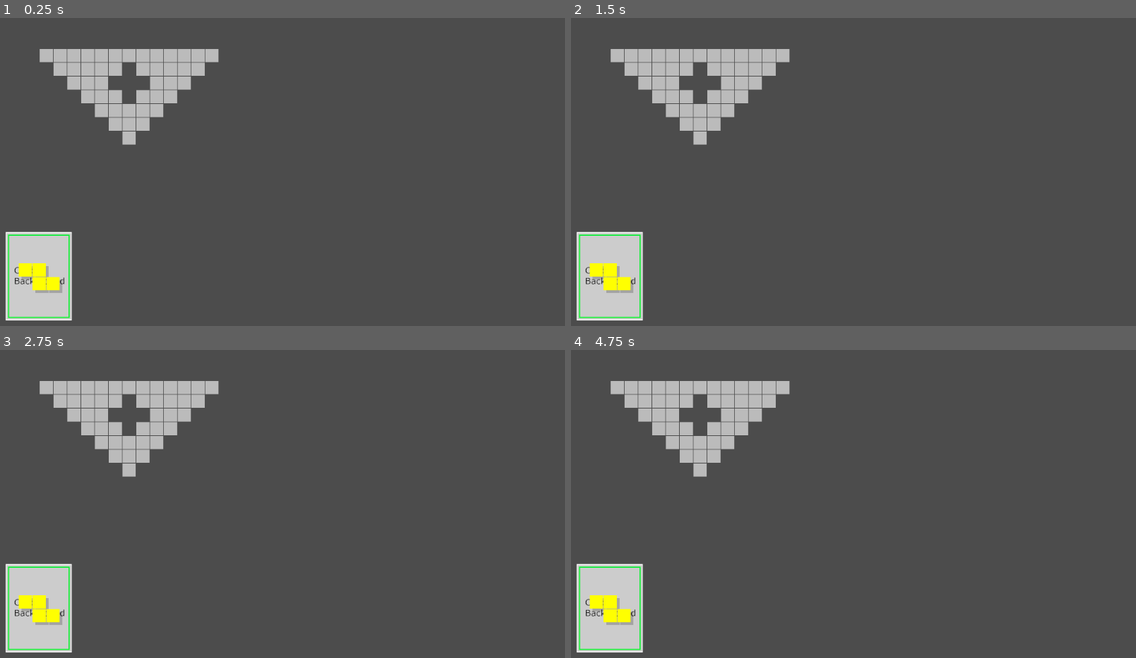
Above: before the commit, frames 1-4 (two rows, left to right).
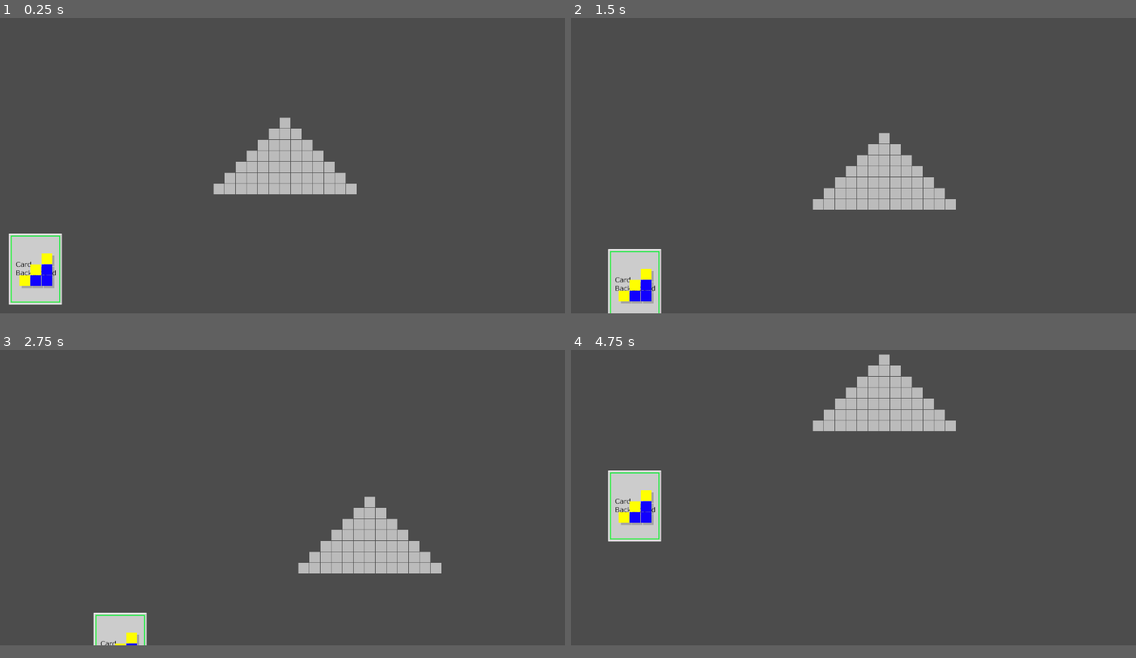
Above: after the commit, the same moments.

Repository: donaldcheah/PuzzleBoardDemo
Game: Godot game, scene res://scenes/Main.tscn
Two runs of this game, one before a commit and one after it. Both use one fixed random seed, a clock stepped at 60 frames per second and the inputs below.
Inputs (mouse positions are in pixels of both pictures, inside the frame that each line leads up to):
- Up to frame 1 (0.25 s): no input
- Up to frame 2 (1.5 s): tap Enter at 0.5 s; move the mouse to (977, 144) at 0.52 s; click (977, 144) at 0.67 s; tap Space at 1.25 s; drag from (740, 178) to (825, 227) at 1.27 s
- Up to frame 3 (2.75 s): tap Enter at 2 s; move the mouse to (339, 420) at 2.02 s; click (339, 420) at 2.17 s
- Up to frame 4 (4.75 s): tap Space at 2.75, 4.25 s; drag from (825, 559) to (684, 442) at 2.77 s; tap Enter at 3.5 s; move the mouse to (1023, 544) at 3.52 s; click (1023, 544) at 3.67 s; drag from (684, 442) to (768, 411) at 4.27 s
In our replay, the window is 800x468 before the commit and 800x450 after it. These sizes can differ from the game's own. Grey fills any space a smaller window leaves; there, only what the larger window draws over its background counts as a difference.

The runs differ from the first frame. In frame 1, 10% of the frame differs, in the area x 1-64%, y 10-99%; in frame 2, 11%; in frame 3, 12%; in frame 4, 13%, in the area x 1-69%, y 1-99%.

Commit message:
changes to import json file format, to adapt for multiple color tiles in a single tile group. Added zoom and panning and refocusing on center of screen and zoom scale.

Diff:
--- a/classes/Board.gd
+++ b/classes/Board.gd
@@ -44,9 +44,15 @@
 
 func init_board():
 	on_screen_pos = Vector2(
+		boardPos.xIndex,
+		boardPos.yIndex
+	)
+	"""
+	on_screen_pos = Vector2(
 		boardPos.xIndex * tileSize,
 		boardPos.yIndex * tileSize
 	)
+	"""
 	for y in form.size():
 		var row = []
 		for x in form[y].size():
@@ -195,7 +201,9 @@
 		"invalid":[]
 	})
 
-
-# Called every frame. 'delta' is the elapsed time since the previous frame.
-#func _process(delta):
-#	pass
+func get_calc_size():
+	var calc_size=Vector2(
+		tileSize * form[0].size(),
+		tileSize * form.size()
+	)
+	return calc_size
--- a/classes/Game.gd
+++ b/classes/Game.gd
@@ -9,24 +9,21 @@
 #TODO: should be gotten from .json
 var tileGroupData=[
 	{
-		'color':'#ff0000',
 		'form':[
-			[1],
+			['#ff0000'],
 		]
 	},
 	{
-		'color':'#00ff00',
 		'form':[
-			[1,1,1],
-			[0,1,0]
+			['#00ff00','#00ff00','#00ff00'],
+			[0,'#00ff00',0]
 		]
 	},
 	{
-		'color':'#0000ff',
 		'form':[
-			[0,1],
-			[0,1],
-			[1,1]
+			[0,'#0000ff'],
+			[0,'#0000ff'],
+			['#0000ff','#0000ff']
 		]
 	}
 ]
@@ -60,7 +57,9 @@
 var L0:Node # for deck
 var L1:Node # for board
 
-var level_file_name:String = "res://data/Level1.json"
+var level_file_name:String # = "res://data/Level1.json"
+
+var cam:Camera2D
 
 func _ready():
 	load_level_file()
@@ -69,6 +68,9 @@
 	init_board()
 	init_tile_groups()
 	init_deck()
+	init_camera()
+
+
 
 func load_level_file():
 	var f = File.new()
@@ -81,8 +83,16 @@
 func init_textures():
 	var colors = []
 	for tg in tileGroupData:
+		for y in tg.form.size():
+			for x in tg.form[y].size():
+				var val = tg.form[y][x]
+				if typeof(val) == TYPE_STRING:
+					if !colors.has(val):
+						colors.append(val)
+		"""
 		if !colors.has(tg.color):
 			colors.append(tg.color)
+		"""
 
 	#dynamically create the color textures for required sizes
 	var img = Image.new()
@@ -129,16 +139,31 @@
 	board.greenTex = greenTex
 	board.redTex = redTex
 	board.form = boardData.form
-	board.boardPos = boardData.position
+
+	print('board vp size : ',get_viewport().size)
+	var board_size = board.get_calc_size()
+	#board.position = get_viewport().size/2 - board_size/2
+	var target_pos = get_viewport().size/2 - board_size/2
+	print('board size = ',board.get_calc_size())
+
+	#board.boardPos = boardData.position
+	board.boardPos = {
+		"xIndex":target_pos.x,
+		"yIndex":target_pos.y
+	}
+
+
 	L1.add_child(board)
 	board.add_to_group("Board")
+
 
 func init_tile_groups():
 	for data in tileGroupData:
 		var tg = TileGroup.new()
 		tg.tileSize = TILE_SIZE
 		tg.dividerSize = DIVIDER_SIZE
-		tg.tileTex = colorTextureMap[data.color]
+		#tg.tileTex = colorTextureMap[data.color]
+		tg.tileTextureMap = colorTextureMap
 		tg.form=data.form
 		tg.ori_pos=Vector2.ZERO
 		tg.connect('release_tile_group',self,'on_tile_group_released')
@@ -148,11 +173,19 @@
 func init_deck():
 	deck = Deck.new()
 	deck.deckTexture = deckTex
-	var padding = 10
-	deck.deckPos = Vector2(padding, get_viewport().size.y-deckTex.get_size().y-padding)
+	var padding = 20
+	deck.deckPos = Vector2(
+		padding,
+		get_viewport().size.y-deckTex.get_size().y-padding
+	)
 	deck.tile_groups = tile_groups
 	L1.add_child(deck)
 
+func init_camera():
+	cam = Camera2D.new()
+	cam.current=true
+	cam.position=(get_viewport().size/2)
+	add_child(cam)
 
 func on_tile_group_released(tg:TileGroup):
 	var center_points = tg.get_all_tile_centers()
@@ -182,11 +215,99 @@
 	dragging_tile_group = null
 	board.reset_effects_on_board()
 
+
 func on_tile_group_dragged(tg):
 	dragging_tile_group = tg
-
 
 
 func _process(delta):
 	if dragging_tile_group != null:
 		board.show_effect_on_board(dragging_tile_group)
+
+func stopping_zoom():
+	if cam.zoom.x > 1.0 :
+		tween_reset_zoom()
+
+func stopping_drag():
+	if cam.zoom.x == 1.0 && cam.position != get_viewport().size/2:
+		tween_reset_zoom()
+
+func tween_reset_zoom():
+	print('tween reset zoom')
+	var tween = get_tree().create_tween()
+	tween.set_parallel(true)
+	tween.tween_property(cam,"position",get_viewport().size/2,0.1)
+	tween.tween_property(cam,"zoom",Vector2.ONE,0.1)
+
+
+var is_dragging_camera = false
+var ori_mouse_pos:Vector2 = Vector2.ZERO
+
+func handle_mouse_camera(event:InputEventMouse):
+	if is_dragging_camera && event is InputEventMouseMotion:
+		var dxy = event.position - ori_mouse_pos
+		cam.position -= (dxy * cam.zoom)
+		ori_mouse_pos = event.position
+		pass
+	elif event is InputEventMouseButton:
+		if event.button_index == BUTTON_LEFT:
+			if event.is_pressed():
+				is_dragging_camera = true
+				ori_mouse_pos = event.position
+			else:
+				if is_dragging_camera:
+					is_dragging_camera=false
+					pass
+
+var touch_ori_position_map={}
+var touch_curr_position_map={}
+var touch_indexes=[]
+var starting_zoom:float = 1.0
+
+func handle_touch_camera(event):
+
+	if dragging_tile_group != null:
+		return
+
+	if event is InputEventScreenTouch:
+		var index = event.index
+		if event.is_pressed():
+			if !touch_indexes.has(index):
+				touch_indexes.append(index)
+				touch_ori_position_map[index] = event.position
+				touch_curr_position_map[index] = event.position
+				if touch_indexes.size()==2:
+					starting_zoom = cam.zoom.x
+		else:
+			touch_indexes.erase(index)
+			touch_ori_position_map.erase(index)
+			touch_curr_position_map.erase(index)
+			if touch_indexes.size()==1:
+				starting_zoom = cam.zoom.x
+				stopping_zoom()
+			elif touch_indexes.size()==0:
+				stopping_drag()
+			pass
+
+	if event is InputEventScreenDrag:
+		touch_curr_position_map[event.index] = event.position
+		if touch_indexes.size()>1:
+			var ori_pos1:Vector2 = touch_ori_position_map[touch_indexes[0]]
+			var ori_pos2:Vector2 = touch_ori_position_map[touch_indexes[1]]
+			var ori_distance = ori_pos1.distance_to(ori_pos2)
+			var curr_pos1:Vector2 = touch_curr_position_map[touch_indexes[0]]
+			var curr_pos2:Vector2 = touch_curr_position_map[touch_indexes[1]]
+			var curr_distance = curr_pos1.distance_to(curr_pos2)
+			var target_zoom = starting_zoom * ori_distance / curr_distance
+			cam.zoom = Vector2(target_zoom,target_zoom)
+			pass
+
+
+
+func _input(event):
+
+	if event is InputEventScreenTouch || event is InputEventScreenDrag:
+		handle_touch_camera(event)
+
+	elif event is InputEventMouse:
+		handle_mouse_camera(event)
--- a/classes/Main.gd
+++ b/classes/Main.gd
@@ -2,5 +2,11 @@
 
 func _ready():
 	var game = Game.new()
-	game.level_file_name = "res://data/Level001.json"
+	game.level_file_name = "res://data/LevelT1.json"
+
+	var scale = 1
+
+	game.TILE_SIZE = 24*scale
+	game.DIVIDER_SIZE = 1*scale
+
 	add_child(game)
--- a/classes/TileGroup.gd
+++ b/classes/TileGroup.gd
@@ -11,7 +11,9 @@
 var tileSize:int
 var dividerSize:int
 
-var tileTex:Texture
+#var tileTex:Texture
+var tileTextureMap:Dictionary
+
 var ori_pos:Vector2
 var ori_pos_is_on_board:bool=false
 var form
@@ -26,10 +28,11 @@
 func _ready():
 	for y in form.size():
 		for x in form[y].size():
-			if form[y][x] == 1:
+			if typeof(form[y][x]) == TYPE_STRING:
+				var color = form[y][x]
 				var shadow = Sprite.new()
 				shadow.centered = false
-				shadow.texture = tileTex
+				shadow.texture = tileTextureMap[color]
 				shadow.offset = Vector2(5,5)
 				shadow.modulate.a = 0.2
 				shadow.modulate.r = 0
@@ -46,7 +49,7 @@
 
 				var spr = Sprite.new()
 				spr.centered=false
-				spr.texture = tileTex
+				spr.texture = tileTextureMap[color]
 				spr.position = Vector2(
 					x*(tileSize+dividerSize),
 					y*(tileSize+dividerSize)
@@ -68,16 +71,18 @@
 
 func _input(event):
 	if is_dragging && event is InputEventMouseMotion:
-		var dxy = event.position - prevPos
+		var pos = get_viewport().canvas_transform.affine_inverse().xform(event.position)
+		var dxy = pos - prevPos
 		position += dxy
-		prevPos = event.position
+		prevPos = pos
 
 	if event is InputEventMouseButton:
 		if event.button_index == BUTTON_LEFT:
 			if event.is_pressed():
-				if is_point_in_tiles(event.position):
+				var pos = get_viewport().canvas_transform.affine_inverse().xform(event.position)
+				if is_point_in_tiles(pos):
 					is_dragging=true
-					prevPos = event.position
+					prevPos = pos
 					emit_signal("drag_tile_group",self)
 
 					#to add the TG back to the top of the list of displays
--- a/data/Level001.json
+++ /dev/null
@@ -1,212 +0,0 @@
-{
-  "board": {
-    "position": {
-      "xIndex": 3,
-      "yIndex": 4
-    },
-    "form": [
-      [
-        1,
-        1,
-        1,
-        1,
-        1,
-        1,
-        1,
-        1,
-        1,
-        1,
-        1,
-        1,
-        1
-      ],
-      [
-        0,
-        1,
-        1,
-        1,
-        1,
-        1,
-        0,
-        1,
-        1,
-        1,
-        1,
-        1,
-        0
-      ],
-      [
-        0,
-        0,
-        1,
-        1,
-        1,
-        0,
-        0,
-        0,
-        1,
-        1,
-        1,
-        0,
-        0
-      ],
-      [
-        0,
-        0,
-        0,
-        1,
-        1,
-        1,
-        0,
-        1,
-        1,
-        1,
-        0,
-        0,
-        0
-      ],
-      [
-        0,
-        0,
-        0,
-        0,
-        1,
-        1,
-        1,
-        1,
-        1,
-        0,
-        0,
-        0,
-        0
-      ],
-      [
-        0,
-        0,
-        0,
-        0,
-        0,
-        1,
-        1,
-        1,
-        0,
-        0,
-        0,
-        0,
-        0
-      ],
-      [
-        0,
-        0,
-        0,
-        0,
-        0,
-        0,
-        1,
-        0,
-        0,
-        0,
-        0,
-        0,
-        0
-      ]
-    ]
-  },
-  "tileGroups": [
-    {
-      "form": [
-        [
-          1,
-          1,
-          0
-        ],
-        [
-          0,
-          1,
-          1
-        ]
-      ],
-      "color": "#ffff00"
-    },
-    {
-      "form": [
-        [
-          1,
-          1,
-          1
-        ],
-        [
-          0,
-          1,
-          0
-        ]
-      ],
-      "color": "#ff0000"
-    },
-    {
-      "form": [
-        [
-          0,
-          1,
-          0
-        ],
-        [
-          1,
-          1,
-          1
-        ],
-        [
-          0,
-          1,
-          0
-        ]
-      ],
-      "color": "#1100ff"
-    },
-    {
-      "form": [
-        [
-          0,
-          1,
-          1
-        ],
-        [
-          1,
-          1,
-          0
-        ]
-      ],
-      "color": "#2bff00"
-    },
-    {
-      "form": [
-        [
-          1,
-          1
-        ],
-        [
-          1,
-          1
-        ]
-      ],
-      "color": "#00fffb"
-    },
-    {
-      "form": [
-        [
-          0,
-          1
-        ],
-        [
-          1,
-          1
-        ],
-        [
-          0,
-          1
-        ]
-      ],
-      "color": "#ae00ff"
-    }
-  ]
-}
--- /dev/null
+++ b/data/LevelT1.json
@@ -0,0 +1,252 @@
+{
+  "board": {
+    "position": {
+      "xIndex": 7,
+      "yIndex": 4
+    },
+    "form": [
+      [
+        0,
+        0,
+        0,
+        0,
+        0,
+        0,
+        1,
+        0,
+        0,
+        0,
+        0,
+        0,
+        0
+      ],
+      [
+        0,
+        0,
+        0,
+        0,
+        0,
+        1,
+        1,
+        1,
+        0,
+        0,
+        0,
+        0,
+        0
+      ],
+      [
+        0,
+        0,
+        0,
+        0,
+        1,
+        1,
+        1,
+        1,
+        1,
+        0,
+        0,
+        0,
+        0
+      ],
+      [
+        0,
+        0,
+        0,
+        1,
+        1,
+        1,
+        1,
+        1,
+        1,
+        1,
+        0,
+        0,
+        0
+      ],
+      [
+        0,
+        0,
+        1,
+        1,
+        1,
+        1,
+        1,
+        1,
+        1,
+        1,
+        1,
+        0,
+        0
+      ],
+      [
+        0,
+        1,
+        1,
+        1,
+        1,
+        1,
+        1,
+        1,
+        1,
+        1,
+        1,
+        1,
+        0
+      ],
+      [
+        1,
+        1,
+        1,
+        1,
+        1,
+        1,
+        1,
+        1,
+        1,
+        1,
+        1,
+        1,
+        1
+      ]
+    ]
+  },
+  "tileGroups": [
+    {
+      "form": [
+        [
+          0,
+          0,
+          "#ffff00"
+        ],
+        [
+          0,
+          "#ffff00",
+          "#1e00ff"
+        ],
+        [
+          "#ffff00",
+          "#1e00ff",
+          "#1e00ff"
+        ]
+      ]
+    },
+    {
+      "form": [
+        [
+          0,
+          0,
+          0,
+          "#ff007b"
+        ],
+        [
+          0,
+          0,
+          "#ff007b",
+          "#00eeff"
+        ],
+        [
+          0,
+          "#ff007b",
+          "#00eeff",
+          "#00eeff"
+        ],
+        [
+          "#ff007b",
+          "#00eeff",
+          "#00eeff",
+          0
+        ]
+      ]
+    },
+    {
+      "form": [
+        [
+          "#00ffcc",
+          0,
+          0,
+          0
+        ],
+        [
+          "#00ffcc",
+          "#00ffcc",
+          0,
+          0
+        ],
+        [
+          "#00eeff",
+          "#00ffcc",
+          "#00ffcc",
+          0
+        ],
+        [
+          "#00eeff",
+          "#00eeff",
+          "#00ffcc",
+          "#00ffcc"
+        ]
+      ]
+    },
+    {
+      "form": [
+        [
+          0,
+          "#00ff4c",
+          0
+        ],
+        [
+          0,
+          "#00ffee",
+          "#00ff4c"
+        ],
+        [
+          "#00ffee",
+          "#00ffee",
+          "#00ff4c"
+        ],
+        [
+          0,
+          "#00ffee",
+          0
+        ]
+      ]
+    },
+    {
+      "form": [
+        [
+          0,
+          "#e2a8a1",
+          "#e2a8a1",
+          0,
+          0,
+          0
+        ],
+        [
+          0,
+          "#e2a8a1",
+          "#e2a8a1",
+          "#e2a8a1",
+          0,
+          "#e2a8a1"
+        ],
+        [
+          0,
+          "#e2a8a1",
+          "#e2a8a1",
+          "#e2a8a1",
+          "#e2a8a1",
+          "#e2a8a1"
+        ],
+        [
+          "#ff1900",
+          "#ff1900",
+          "#ff1900",
+          "#ff1900",
+          "#ff1900",
+          "#ff1900"
+        ]
+      ]
+    }
+  ]
+}
--- a/project.godot
+++ b/project.godot
@@ -44,9 +44,12 @@
 
 [display]
 
+window/size/width=1280
+window/size/height=720
 window/size/resizable=false
+window/handheld/orientation="sensor_landscape"
 window/stretch/mode="viewport"
-window/stretch/aspect="keep"
+window/stretch/aspect="expand"
 
 [gui]
 
